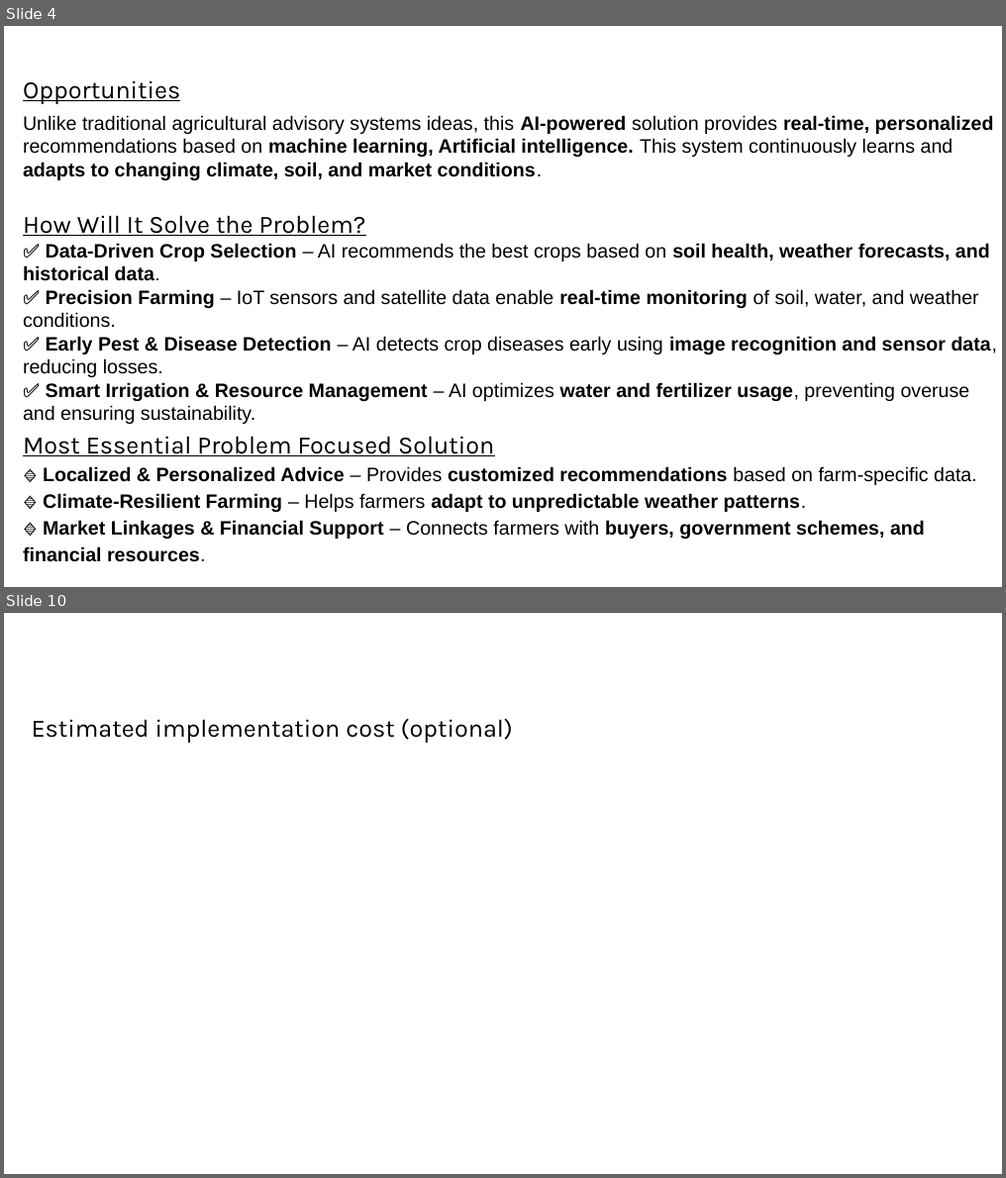
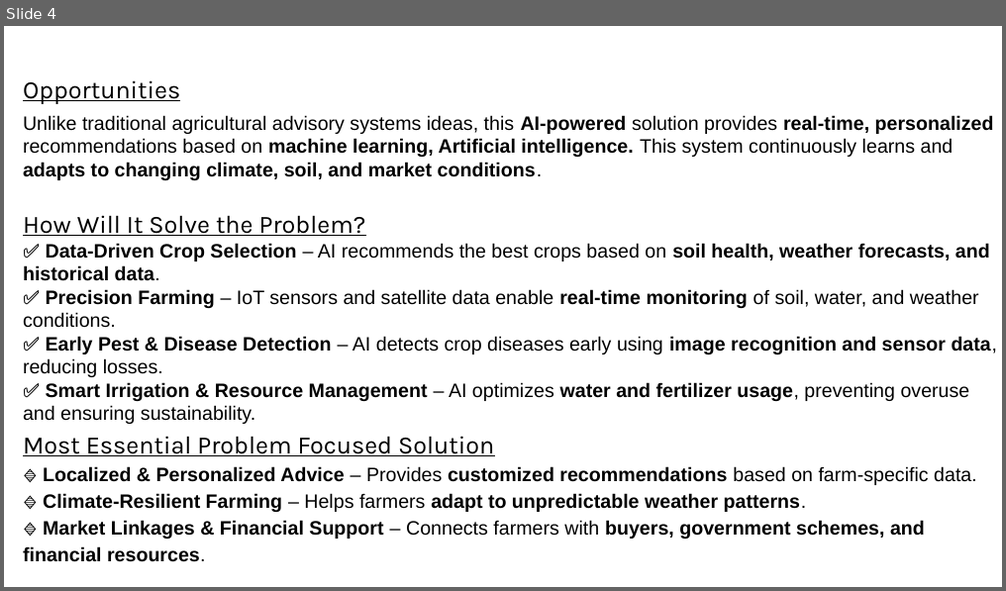
Before and after one commit to SaikatDash/Empowering-Small-and-Marginal-Farmers-with-AI-Driven-Agricultural-Solutions, a slide deck: Solution Challenge _ Project Submission.pptx. Shown one above the other, each under a label of ours: slides 4 and 10 before the commit, slide 4 after it; the slides between them are not shown. The pictures are 1006x1178 and 1006x591 pixels, drawn with LibreOffice and Linux fonts; fonts in the diff are those of the drawing; background and template pictures are left out. Boxes give left, top, right and bottom in pixels: in the first picture for what was removed or moved away, otherwise in the second. Text is boxed around its words. In the diff, an @@ line names an element or a change of style, - is before the commit and + after.

```diff
--- a/Solution Challenge _ Project Submission.pptx
+++ b/Solution Challenge _ Project Submission.pptx
@@ slide 10 removed at (x1=4, y1=613, x2=1002, y2=1174), background picture (left out) @@
@@ text removed at (x1=32, y1=719, x2=513, y2=743) @@
-Estimated implementation cost (optional)
```
Also in this commit, not shown: 8 slides changed, 2 other slides removed, 18 other files.
